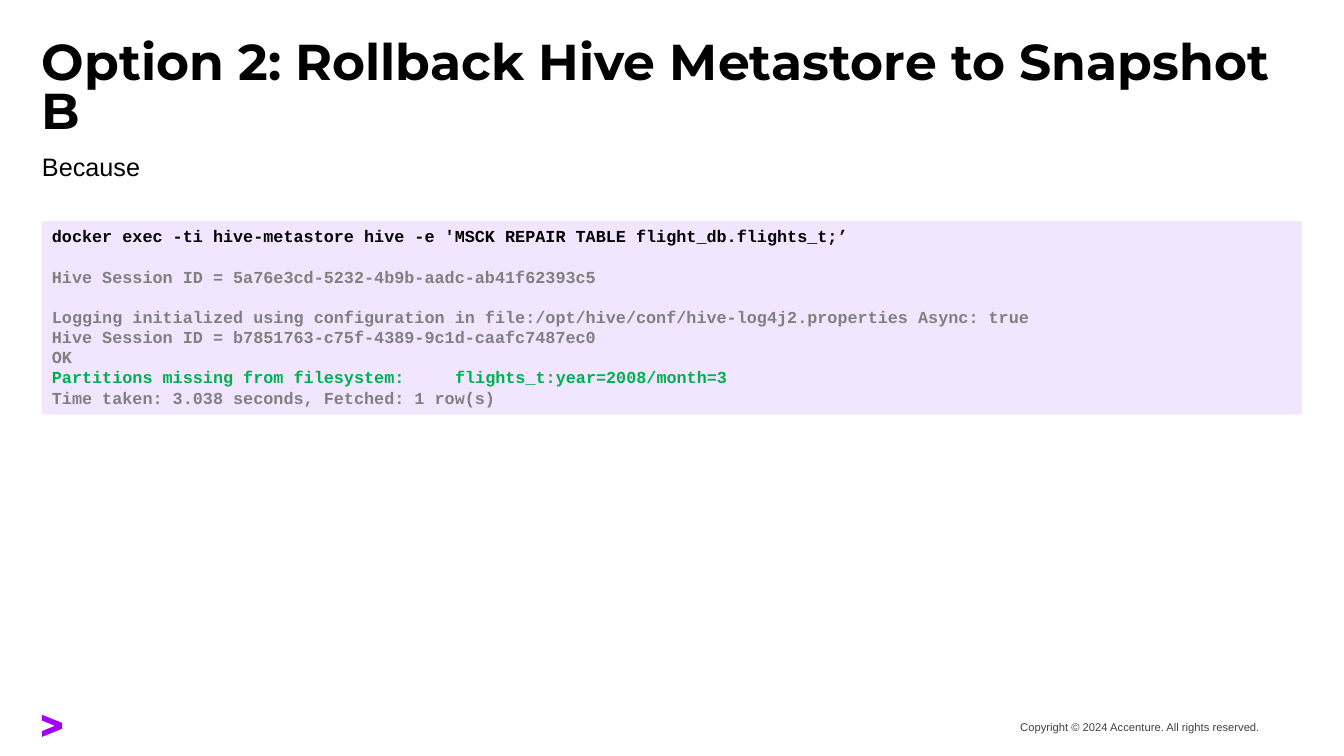
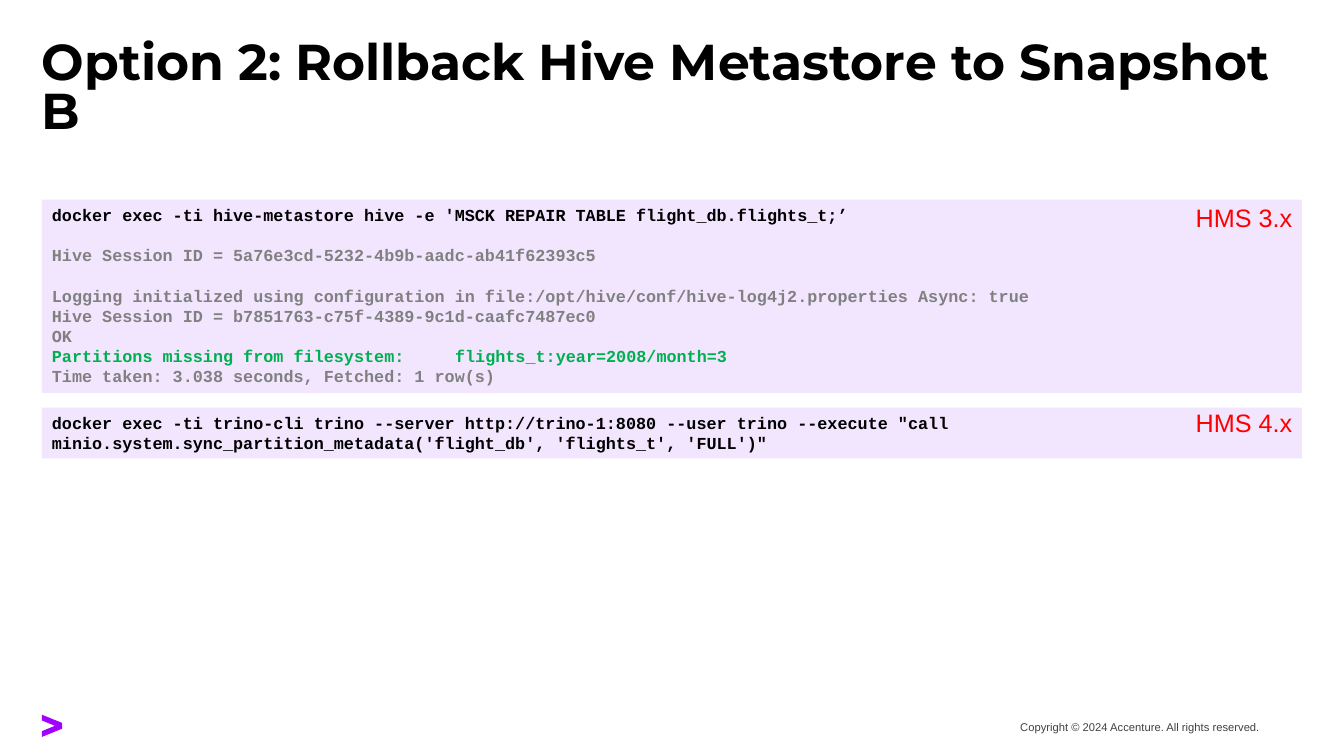
Before and after one commit to tasos71/hms-restore-test, a slide deck: slide 28 of hive-metastore-backup-restore-test.pptx (slide 27 before the commit). Drawn at 1344x756 pixels with LibreOffice and Linux fonts; fonts in the diff are those of the drawing. Boxes give left, top, right and bottom in pixels: in the first picture for what was removed or moved away, otherwise in the second. Text is boxed around its words. In the diff, an @@ line names an element or a change of style, - is before the commit and + after.

```diff
--- a/hive-metastore-backup-restore-test.pptx
+++ b/hive-metastore-backup-restore-test.pptx
@@ text removed at [42,158,140,177] @@
-Because
@@ rectangle "docker exec -ti hive-metastore hive ...": place and size @@
-rectangle "docker exec -ti hive-metastore hive ..." at [42,221,1303,414]
+rectangle "docker exec -ti hive-metastore hive ..." at [42,200,1303,393]
@@ text added at [1196,209,1293,228], 18 pt, text #FF0000 @@
+HMS 3.x
@@ rectangle added at [42,407,1303,458], fill #F2E6FF, 12 pt, text #000000, bold @@
+docker exec -ti trino-cli trino --server http://trino-1:8080 --user trino --execute "call minio.system.sync_partition_metadata('flight_db', 'flights_t', 'FULL')"
@@ text added at [1196,414,1293,433], 18 pt, text #FF0000 @@
+HMS 4.x
```
Also in this commit, not shown: 16 other slides changed, 2 slides added, 55 other files.
